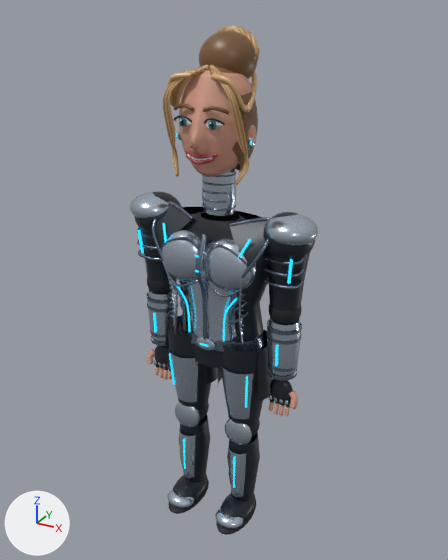
The glTF model public/characters/fembot/fembot.glb: old version first, new version second.
Before and after are seen from a camera (50 mm lens) standing at (2.81, -5.04, 4.44) and looking at (0.03, 0.02, 1.91). The lights are fixed; the arrows at lower left show +X, +Y and +Z. The older version comes first. Where no turn or scale is listed for an object, it has been applied to the vertices.

Objects in the first picture: 'faR_chrome', 'head_black', 'head_chrome', 'head_gold', 'head_hair', 'head_highlight', 'head_lip', 'head_skin', 'head_white', 'hipL_leather', 'hipR_leather', 'jaw_lip', 'neck_chrome', 'shR_chrome', 'shR_leather', 'torso_chrome', 'torso_edge', 'torso_leather' and 43 more.
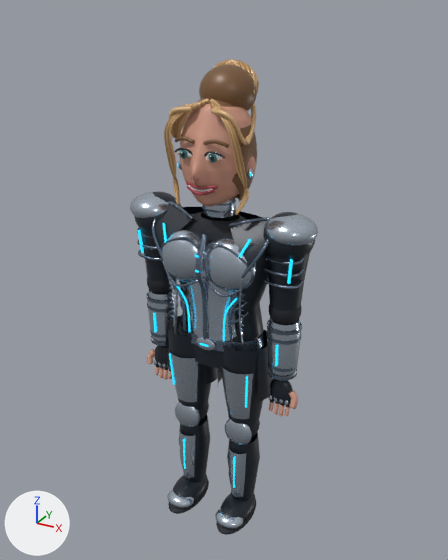
Where the change shows, as pixel boxes [x1, y1, x2, y2] in the pictures (448 x 560 px):
'head_skin', moved
    before: [174, 70, 257, 177]
    after: [176, 104, 256, 207]
'head_hair', moved
    before: [174, 30, 258, 174]
    after: [175, 64, 257, 203]
'head_highlight', moved
    before: [165, 26, 258, 184]
    after: [166, 59, 258, 214]
'head_gold', moved
    before: [163, 26, 260, 185]
    after: [164, 60, 259, 215]
'head_black', moved
    before: [174, 115, 225, 128]
    after: [175, 148, 225, 161]
'head_white', moved
    before: [176, 118, 223, 160]
    after: [177, 150, 223, 192]
'head_lip', moved
    before: [185, 146, 218, 161]
    after: [186, 178, 218, 192]
'jaw_lip', moved
    before: [186, 155, 214, 165]
    after: [187, 185, 215, 196]
'head_chrome', moved
    before: [177, 130, 255, 148]
    after: [178, 160, 254, 179]
'neck_chrome', unchanged, covered by the edit
    before: [202, 168, 236, 216]
    after: [202, 197, 236, 218]

The edits, one by one:
Object 'jaw_lip' (ob_jaw_lip) moves from (0.0, -0.19, 3.2) to (0.0, -0.19, 2.92).
Object 'head_skin' (ob_head_skin) moves from (0.0, -0.07, 3.38) to (0.0, -0.07, 3.1).
Object 'head_chrome' (ob_head_chrome) moves from (0.0, -0.07, 3.38) to (0.0, -0.07, 3.1).
Object 'head_white' (ob_head_white) moves from (0.0, -0.07, 3.38) to (0.0, -0.07, 3.1).
Object 'head_black' (ob_head_black) moves from (0.0, -0.07, 3.38) to (0.0, -0.07, 3.1).
Object 'head_hair' (ob_head_hair) moves from (0.0, -0.07, 3.38) to (0.0, -0.07, 3.1).
Object 'head_lip' (ob_head_lip) moves from (0.0, -0.07, 3.38) to (0.0, -0.07, 3.1).
Object 'head_highlight' (ob_head_highlight) moves from (0.0, -0.07, 3.38) to (0.0, -0.07, 3.1).
Object 'head_gold' (ob_head_gold) moves from (0.0, -0.07, 3.38) to (0.0, -0.07, 3.1).
